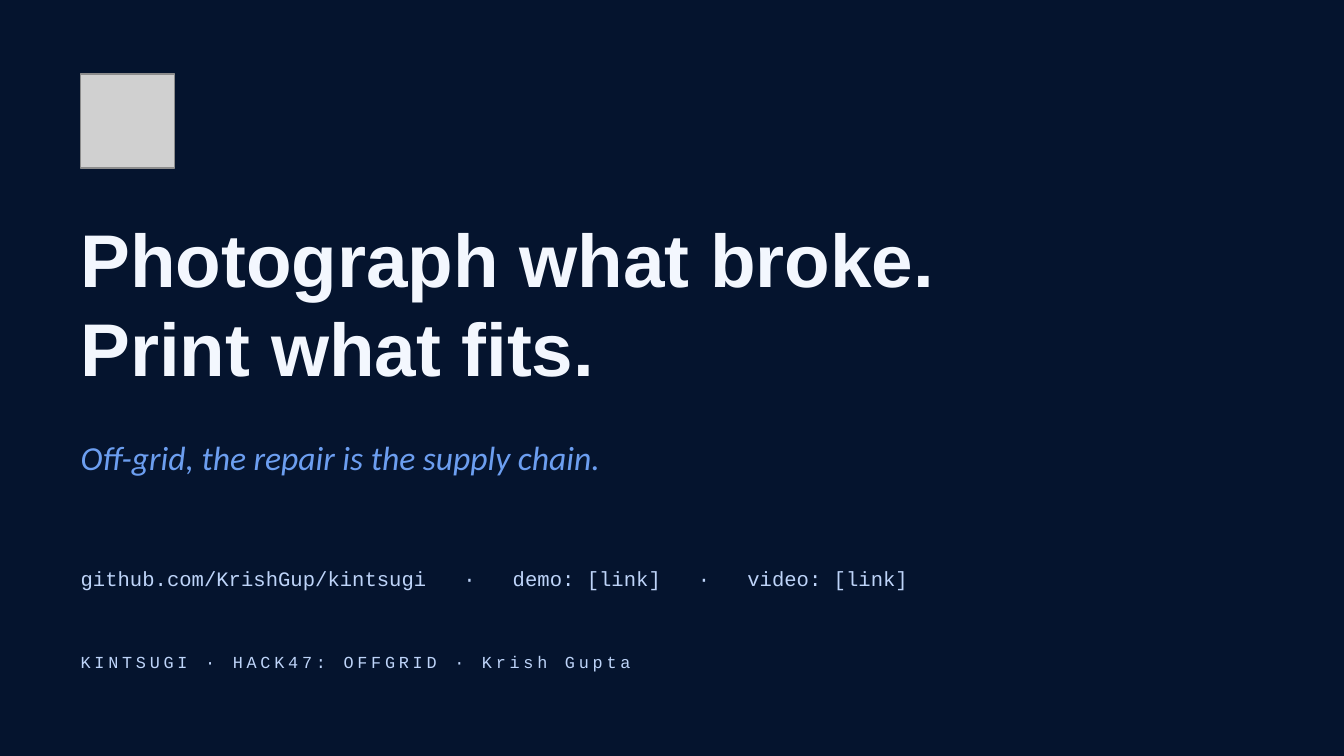
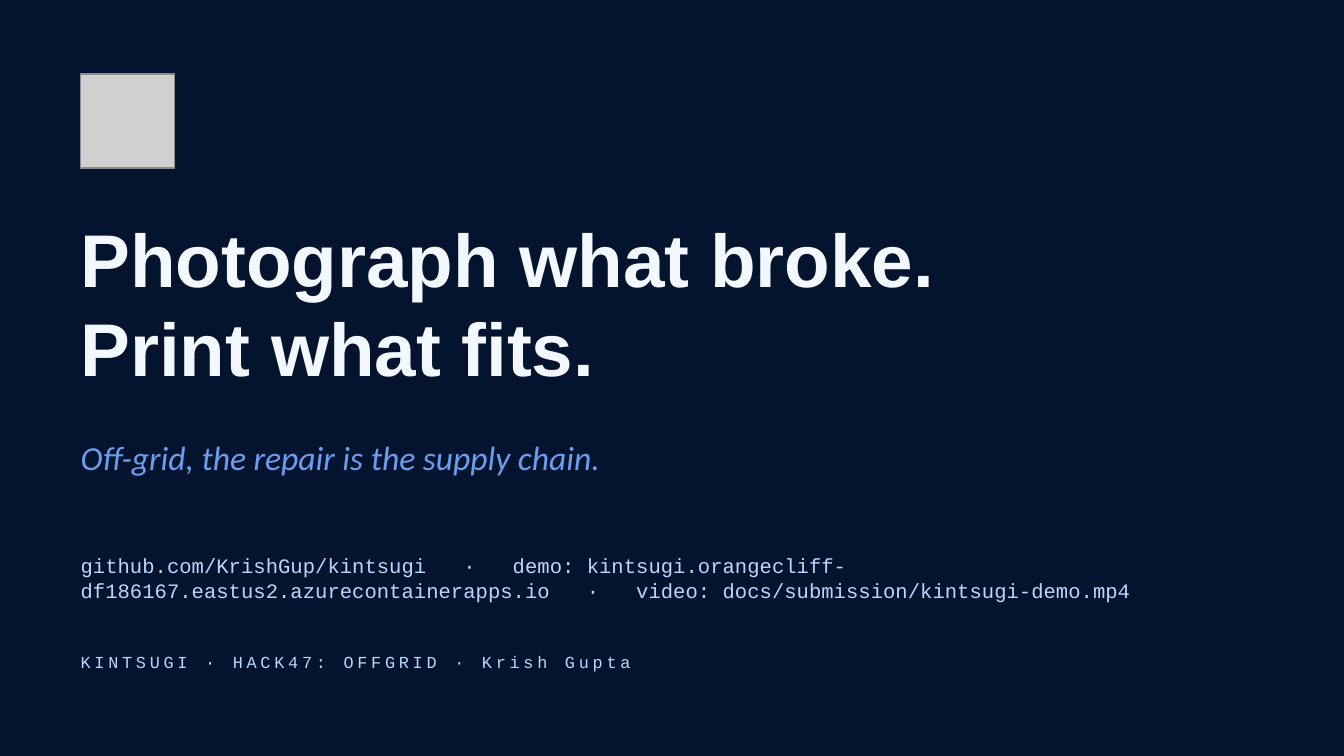
Before and after one commit to KrishGup/kintsugi, a slide deck: slide 12 of docs/submission/kintsugi-offgrid-pitch.pptx. Drawn at 1344x756 pixels with LibreOffice and Linux fonts; fonts in the diff are those of the drawing; grey boxes stand for pictures. Boxes give left, top, right and bottom in pixels: in the first picture for what was removed or moved away, otherwise in the second. Text is boxed around its words. In the diff, an @@ line names an element or a change of style, - is before the commit and + after.

```diff
--- a/docs/submission/kintsugi-offgrid-pitch.pptx
+++ b/docs/submission/kintsugi-offgrid-pitch.pptx
@@ text at [81,559,1130,603]: text changed @@
-github.com/KrishGup/kintsugi · demo: [link] · video: [link]
+github.com/KrishGup/kintsugi · demo: kintsugi.orangecliff-df186167.eastus2.azurecontainerapps.io · video: docs/submission/kintsugi-demo.mp4
```
Also in this commit, not shown: 5 other slides changed, 25 other files.
